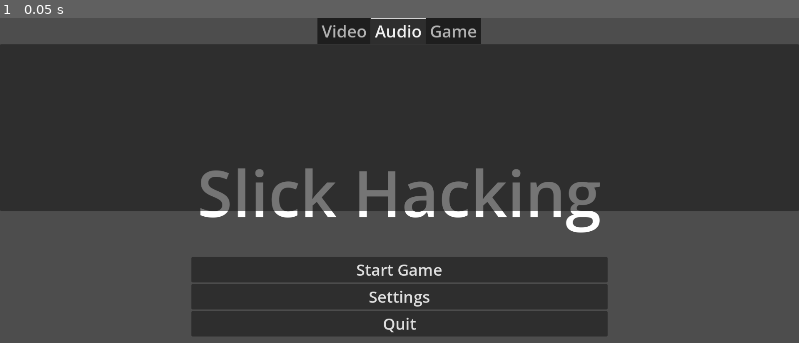
Above: before the commit, frame 1.
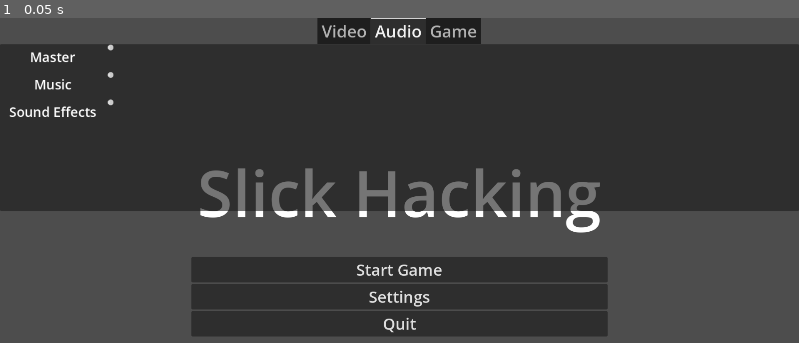
Above: after the commit, the same moment.

Repository: Sirrah025/big-mode-slick-game
Game: Godot game, scene res://Scenes/main_game.tscn
The game is run twice, just before and just after one commit, with the same random seed, the same clock (stepped at 60 frames per second) and the same inputs. This scene is started directly instead of the project's main scene.
Inputs:
- Up to frame 1 (0.05 s): no input

The runs differ from the first frame. In frame 1, 0.4% of the frame differs, in the area x 1-15%, y 8-31%.

Commit message:
Added sound systems and connected sound settings to audio buses

Diff:
--- a/slick_game/Entities/enemies/Flying/flying_enemy.tscn
+++ b/slick_game/Entities/enemies/Flying/flying_enemy.tscn
@@ -21,4 +21,7 @@
 [node name="Idle" type="Node" parent="Flying Aggression State Machine" unique_id=438119377]
 script = ExtResource("3_6dmh2")
 
+[node name="AudioStreamPlayer3D" type="AudioStreamPlayer3D" parent="." unique_id=1793205621]
+bus = &"SFX"
+
 [editable path="Flying Enemy"]
--- a/slick_game/Entities/enemies/Ranged/enemy.tscn
+++ b/slick_game/Entities/enemies/Ranged/enemy.tscn
@@ -131,7 +131,7 @@
 transform = Transform3D(-1, 0, -8.742278e-08, 0, 1, 0, 8.742278e-08, 0, -1, 0, 0, 0)
 
 [node name="Skeleton3D" parent="Ranged Enemy/Ranged Armature" parent_id_path=PackedInt32Array(291246549, 794327750) index="0" unique_id=1077688716]
-bones/1/position = Vector3(0, 1.4786123, 0)
+bones/1/position = Vector3(0, 1.7619873, 0)
 bones/5/rotation = Quaternion(0.0064260643, 0.04872845, -0.5822865, 0.8114967)
 bones/6/rotation = Quaternion(0.05068841, -4.2782973e-05, -0.035743777, 0.9980747)
 bones/8/rotation = Quaternion(0.0064260904, -0.04872849, 0.5822865, 0.8114967)
@@ -189,6 +189,9 @@
 wait_time = 0.5
 one_shot = true
 
+[node name="AudioStreamPlayer3D" type="AudioStreamPlayer3D" parent="." unique_id=944263023]
+bus = &"SFX"
+
 [connection signal="navigation_finished" from="NavigationAgent3D" to="." method="_on_navigation_agent_3d_navigation_finished"]
 [connection signal="body_entered" from="FaceDirection/Near Vision" to="Aggression State Machine/Idle" method="_activate_aggression" unbinds=1]
 [connection signal="damage" from="Hitbox Component" to="Health Component" method="_on_damage"]
--- a/slick_game/Scenes/Menus/settings_menu.tscn
+++ b/slick_game/Scenes/Menus/settings_menu.tscn
@@ -34,6 +34,48 @@
 script = ExtResource("4_3etfd")
 metadata/_tab_index = 1
 
+[node name="HBoxContainer" type="HBoxContainer" parent="TabContainer/Audio" unique_id=1579407957]
+layout_mode = 2
+
+[node name="RichTextLabel" type="RichTextLabel" parent="TabContainer/Audio/HBoxContainer" unique_id=242900606]
+custom_minimum_size = Vector2(254.705, 62.07)
+layout_mode = 2
+theme_override_font_sizes/normal_font_size = 32
+text = "Master"
+horizontal_alignment = 1
+vertical_alignment = 1
+
+[node name="Master Slider" type="HSlider" parent="TabContainer/Audio/HBoxContainer" unique_id=2018587905]
+layout_mode = 2
+
+[node name="HBoxContainer2" type="HBoxContainer" parent="TabContainer/Audio" unique_id=700624810]
+layout_mode = 2
+
+[node name="RichTextLabel" type="RichTextLabel" parent="TabContainer/Audio/HBoxContainer2" unique_id=1842064119]
+custom_minimum_size = Vector2(254.705, 62.07)
+layout_mode = 2
+theme_override_font_sizes/normal_font_size = 32
+text = "Music"
+horizontal_alignment = 1
+vertical_alignment = 1
+
+[node name="Music Slider" type="HSlider" parent="TabContainer/Audio/HBoxContainer2" unique_id=536980639]
+layout_mode = 2
+
+[node name="HBoxContainer3" type="HBoxContainer" parent="TabContainer/Audio" unique_id=11851438]
+layout_mode = 2
+
+[node name="RichTextLabel" type="RichTextLabel" parent="TabContainer/Audio/HBoxContainer3" unique_id=1829696515]
+custom_minimum_size = Vector2(254.705, 62.07)
+layout_mode = 2
+theme_override_font_sizes/normal_font_size = 32
+text = "Sound Effects"
+horizontal_alignment = 1
+vertical_alignment = 1
+
+[node name="SFX Slider" type="HSlider" parent="TabContainer/Audio/HBoxContainer3" unique_id=1455242072]
+layout_mode = 2
+
 [node name="Game" type="VBoxContainer" parent="TabContainer" unique_id=322908651]
 visible = false
 layout_mode = 2
@@ -54,4 +96,7 @@
 [node name="HeadbobCheckButton" type="CheckButton" parent="TabContainer/Game/HBoxContainer" unique_id=1941611775]
 layout_mode = 2
 
+[connection signal="value_changed" from="TabContainer/Audio/HBoxContainer/Master Slider" to="TabContainer/Audio" method="_on_master_slider_value_changed"]
+[connection signal="value_changed" from="TabContainer/Audio/HBoxContainer2/Music Slider" to="TabContainer/Audio" method="_on_music_slider_value_changed"]
+[connection signal="value_changed" from="TabContainer/Audio/HBoxContainer3/SFX Slider" to="TabContainer/Audio" method="_on_sfx_slider_value_changed"]
 [connection signal="toggled" from="TabContainer/Game/HBoxContainer/HeadbobCheckButton" to="TabContainer/Game" method="_on_headbob_check_button_toggled"]
--- a/slick_game/Scenes/player.tscn
+++ b/slick_game/Scenes/player.tscn
@@ -87,6 +87,9 @@
 offset_right = 40.0
 offset_bottom = 23.0
 
+[node name="AudioStreamPlayer" type="AudioStreamPlayer" parent="." unique_id=725111486]
+bus = &"SFX"
+
 [connection signal="entity_died" from="Health Component" to="Player Death Handler" method="_on_entity_died"]
 [connection signal="area_entered" from="Hitbox Component" to="Hitbox Component" method="_on_area_entered"]
 [connection signal="body_entered" from="Hitbox Component" to="Hitbox Component" method="_on_body_entered"]
@@ -95,8 +98,3 @@
 [connection signal="timeout" from="DashDurationTimer" to="." method="_on_dash_duration_timer_timeout"]
 [connection signal="timeout" from="SlidingBoostCooldown" to="." method="_on_sliding_boost_cooldown_timeout"]
 [connection signal="timeout" from="WallJumpPushDuration" to="." method="_on_wall_jump_push_duration_timeout"]
-[connection signal="pressed" from="Pause Menu/Container/Button Container/ResumeButton" to="Pause Menu" method="_on_resume_button_pressed"]
-[connection signal="pressed" from="Pause Menu/Container/Button Container/SettingsButton" to="Pause Menu" method="_on_settings_button_pressed"]
-[connection signal="pressed" from="Pause Menu/Container/Button Container/MainMenuButton" to="Pause Menu" method="_on_main_menu_button_pressed"]
-[connection signal="pressed" from="Pause Menu/Container/Button Container/QuitButton" to="Pause Menu" method="_on_quit_button_pressed"]
-[connection signal="close_settings" from="Pause Menu/Container/Settings Menu" to="Pause Menu" method="_on_settings_menu_close_settings"]
--- a/slick_game/Scripts/Menus/set_sound_settings.gd
+++ b/slick_game/Scripts/Menus/set_sound_settings.gd
@@ -1,14 +1,19 @@
 extends VBoxContainer
 
 
+func _ready():
+	$"HBoxContainer/Master Slider".value = db_to_linear(AudioServer.get_bus_volume_db(0))
+	$"HBoxContainer2/Music Slider".value = db_to_linear(AudioServer.get_bus_volume_db(1))
+	$"HBoxContainer3/SFX Slider".value = db_to_linear(AudioServer.get_bus_volume_db(2))
+
 
 func _on_master_slider_value_changed(value: float) -> void:
-	pass # Replace with function body.
+	AudioServer.set_bus_volume_db(0, linear_to_db(value))
 
 
 func _on_music_slider_value_changed(value: float) -> void:
-	pass # Replace with function body.
+	AudioServer.set_bus_volume_db(1, linear_to_db(value))
 
 
 func _on_sfx_slider_value_changed(value: float) -> void:
-	pass # Replace with function body.
+	AudioServer.set_bus_volume_db(2, linear_to_db(value))
--- /dev/null
+++ b/slick_game/Systems/globals/sound_handler.gd
@@ -0,0 +1,9 @@
+extends Node
+
+
+@onready var MusicPlayer := $MusicPlayer
+
+
+func set_music(BGM: AudioStreamMP3):
+	MusicPlayer.stream = BGM
+	MusicPlayer.play(0.0)
--- /dev/null
+++ b/slick_game/Systems/globals/sound_handler.tscn
@@ -0,0 +1,10 @@
+[gd_scene format=3 uid="uid://bvlj3trnb2wfh"]
+
+[ext_resource type="Script" uid="uid://15jap225jcl6" path="res://Systems/globals/sound_handler.gd" id="1_lp0hf"]
+
+[node name="Sound Handler" type="Node" unique_id=1366568465]
+script = ExtResource("1_lp0hf")
+
+[node name="MusicPlayer" type="AudioStreamPlayer" parent="." unique_id=1498448749]
+autoplay = true
+bus = &"Music"
--- a/slick_game/project.godot
+++ b/slick_game/project.godot
@@ -24,6 +24,7 @@
 Settings="*uid://5htr5nv5adyt"
 GlobalSignals="*uid://cg8be46oyhk51"
 LoadScenes="*uid://cfrbntjytvmhg"
+SoundHandler="*uid://bvlj3trnb2wfh"
 
 [display]
 
Not shown, added: slick_game/Systems/globals/sound_handler.gd.uid
